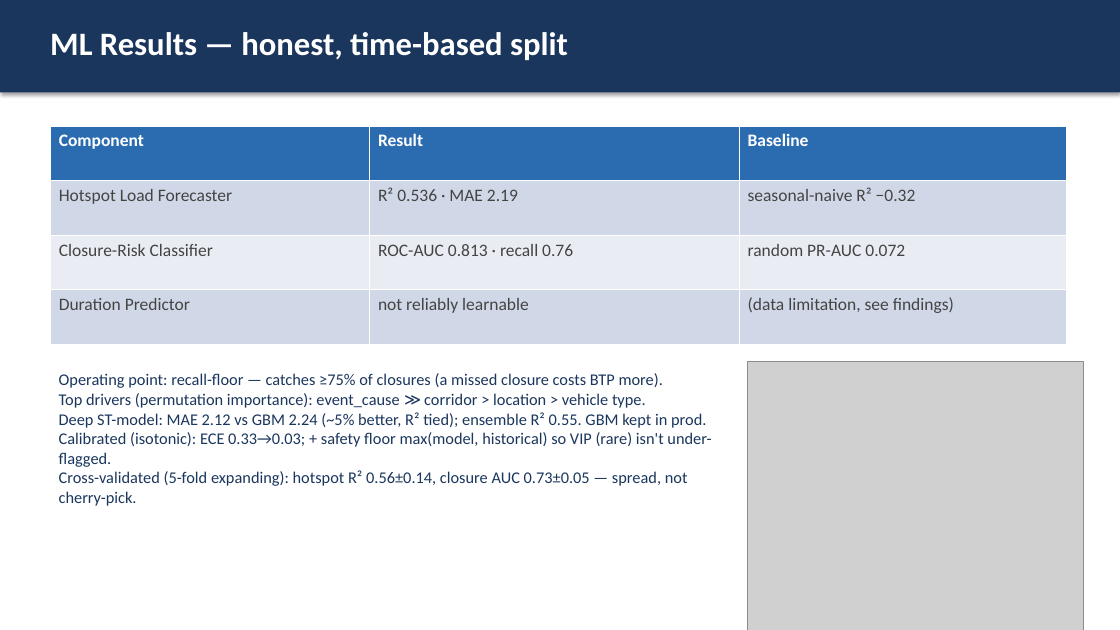
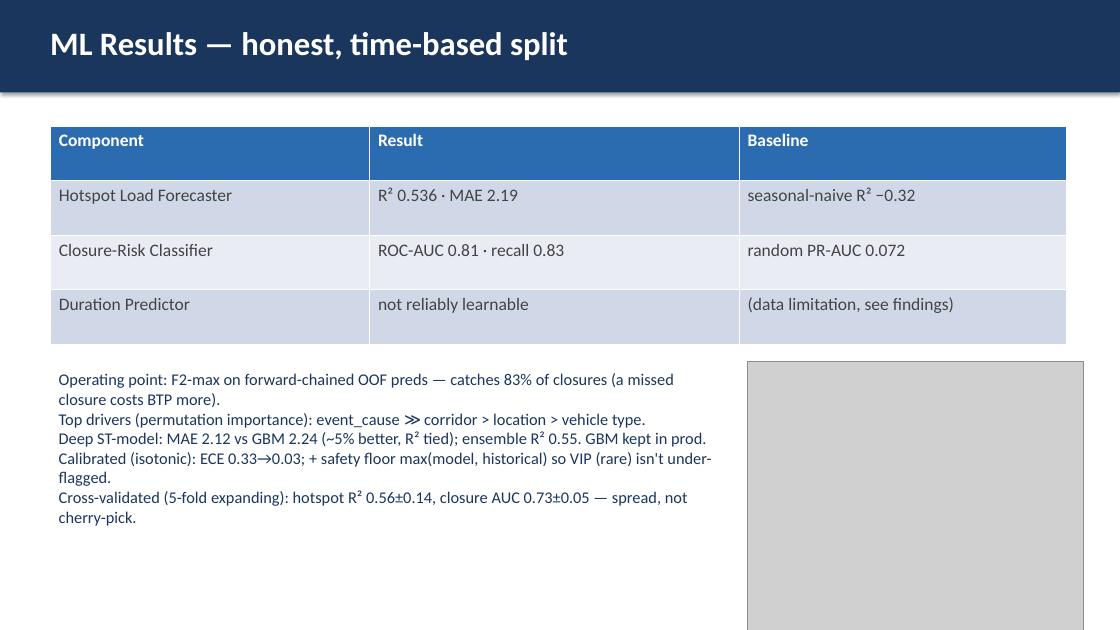
Before and after one commit to komal8949/predictevent-btp, a slide deck: slide 4 of outputs/PredictEvent_Deck.pptx. Drawn at 1120x630 pixels with LibreOffice and Linux fonts; fonts in the diff are those of the drawing; grey boxes stand for pictures. Boxes give left, top, right and bottom in pixels: in the first picture for what was removed or moved away, otherwise in the second. Text is boxed around its words. In the diff, an @@ line names an element or a change of style, - is before the commit and + after.

```diff
--- a/outputs/PredictEvent_Deck.pptx
+++ b/outputs/PredictEvent_Deck.pptx
@@ table at (x1=50, y1=126, x2=1067, y2=344) @@
-row 3, column 2: ROC-AUC 0.813 · recall 0.76
+row 3, column 2: ROC-AUC 0.81 · recall 0.83
@@ text at (x1=59, y1=373, x2=674, y2=407): text changed @@
-Operating point: recall-floor — catches ≥75% of closures (a missed closure costs BTP more).
+Operating point: F2-max on forward-chained OOF preds — catches 83% of closures (a missed closure costs BTP more).
```
Also in this commit, not shown: 7 other files.
